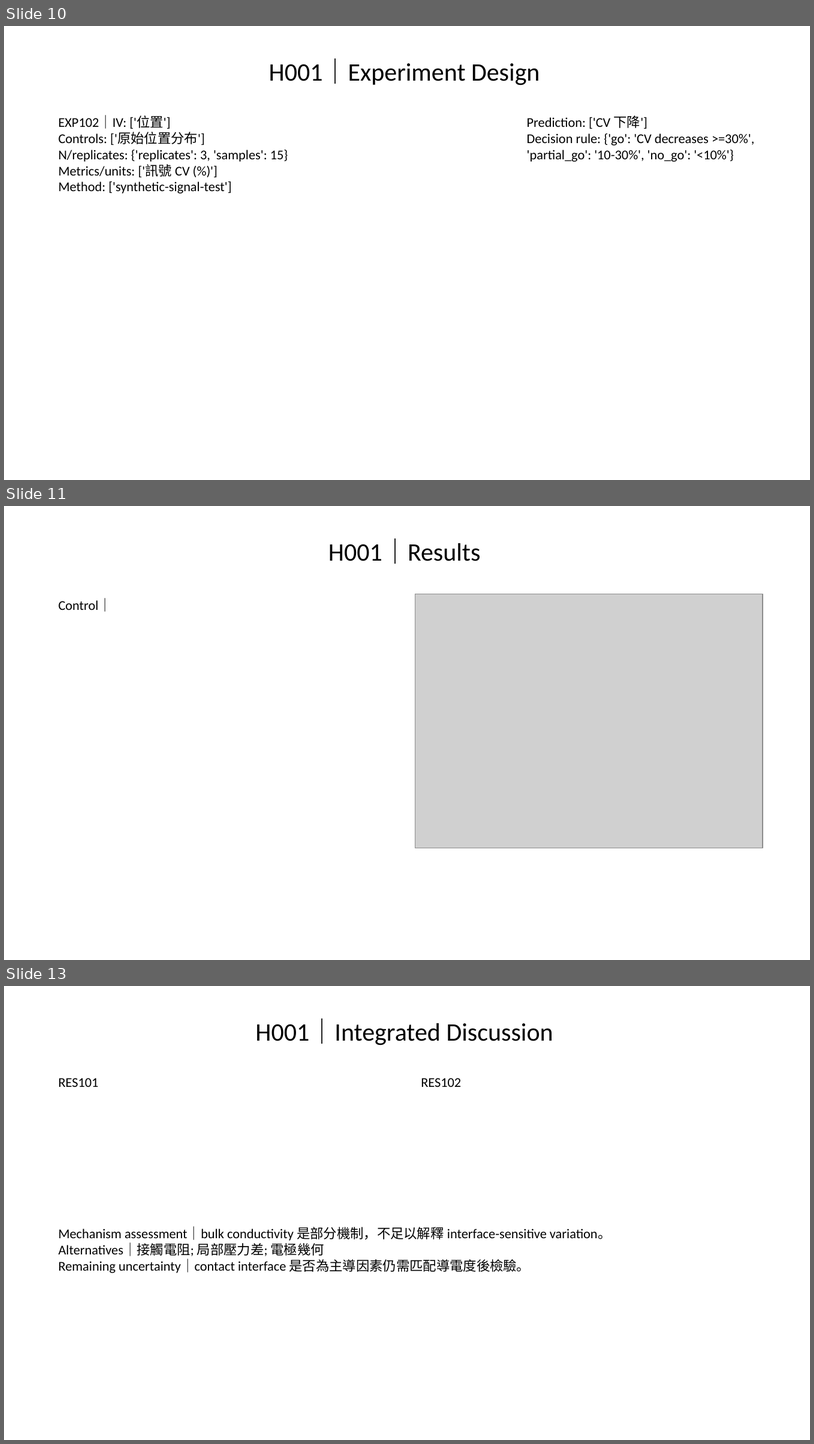
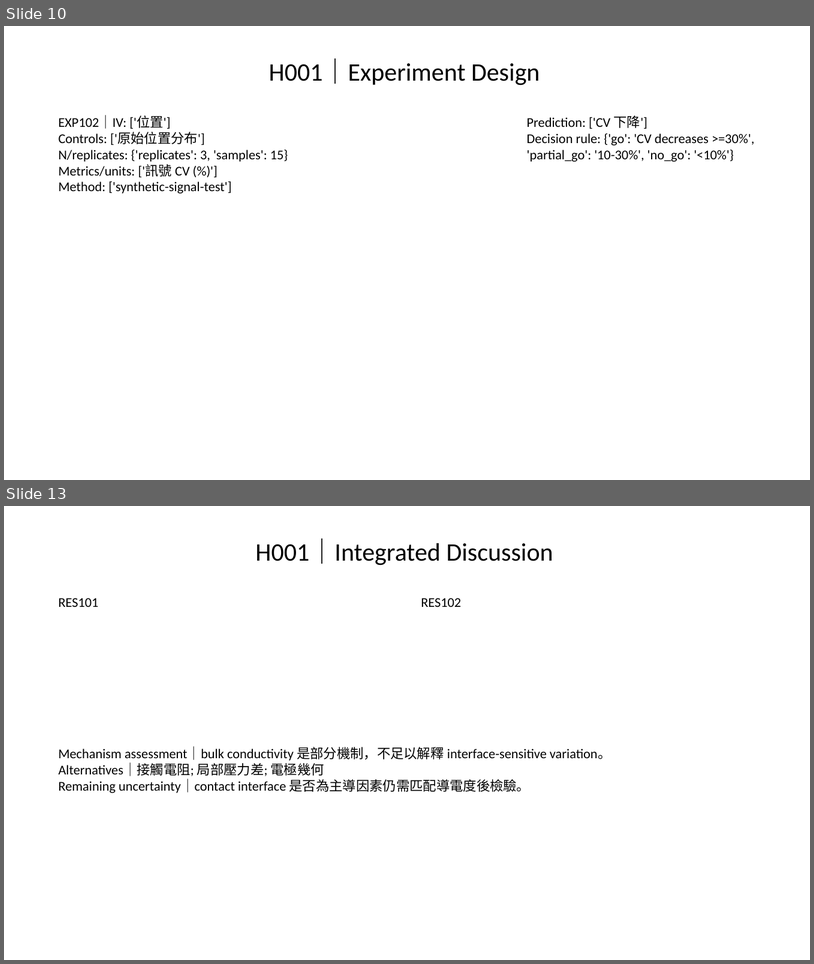
Before and after one commit to Gary0915/AI-Research-SKILLs, a slide deck: thesis-deck-system/artifacts/phase2/acceptance-deck.pptx. Shown one above the other, each under a label of ours: slides 10, 11 and 13 before the commit, slides 10 and 13 after it; the slides between them are not shown. The pictures are 814x1444 and 814x964 pixels, drawn with LibreOffice and Linux fonts; fonts in the diff are those of the drawing; grey boxes stand for pictures. Boxes give left, top, right and bottom in pixels: in the first picture for what was removed or moved away, otherwise in the second. Text is boxed around its words. In the diff, an @@ line names an element or a change of style, - is before the commit and + after.

```diff
--- a/thesis-deck-system/artifacts/phase2/acceptance-deck.pptx
+++ b/thesis-deck-system/artifacts/phase2/acceptance-deck.pptx
@@ slide 11 removed at (4, 506, 810, 960), background #FFFFFF @@
@@ title removed at (329, 540, 480, 564) @@
-H001｜Results
@@ picture removed at (416, 594, 763, 848) @@
@@ text removed at (59, 598, 112, 612) @@
-Control｜
```
Also in this commit, not shown: 4 slides changed, 2 slides added, 1 other slide removed, 53 other files.
